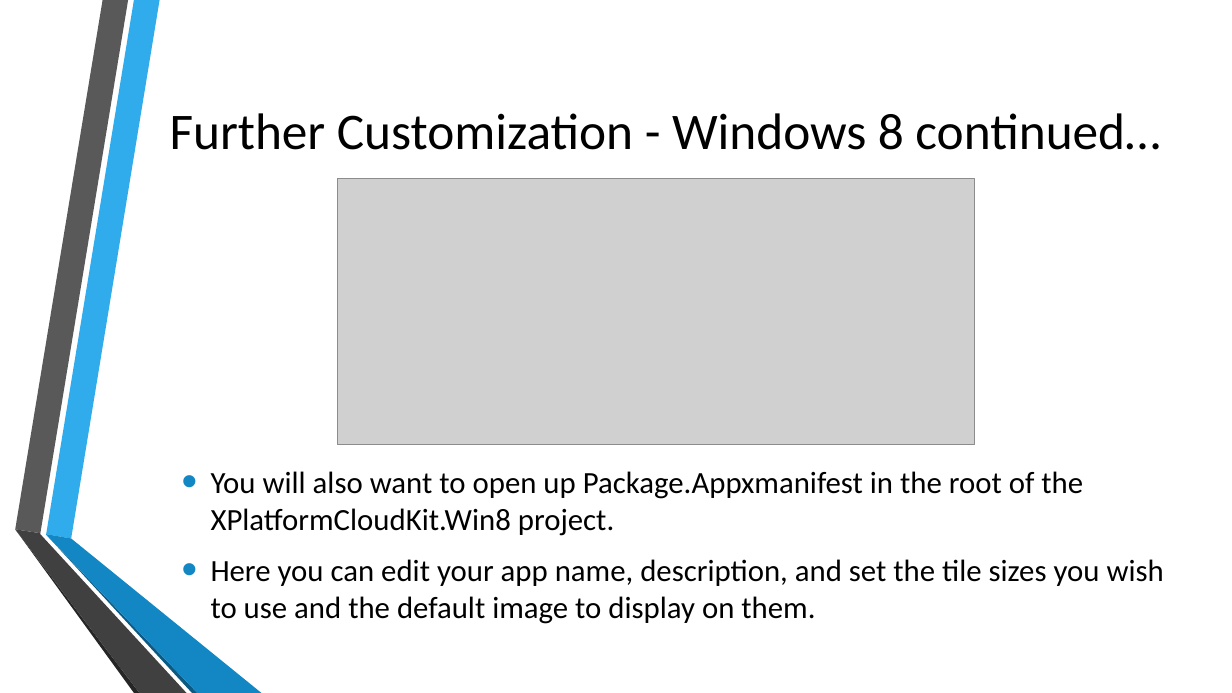
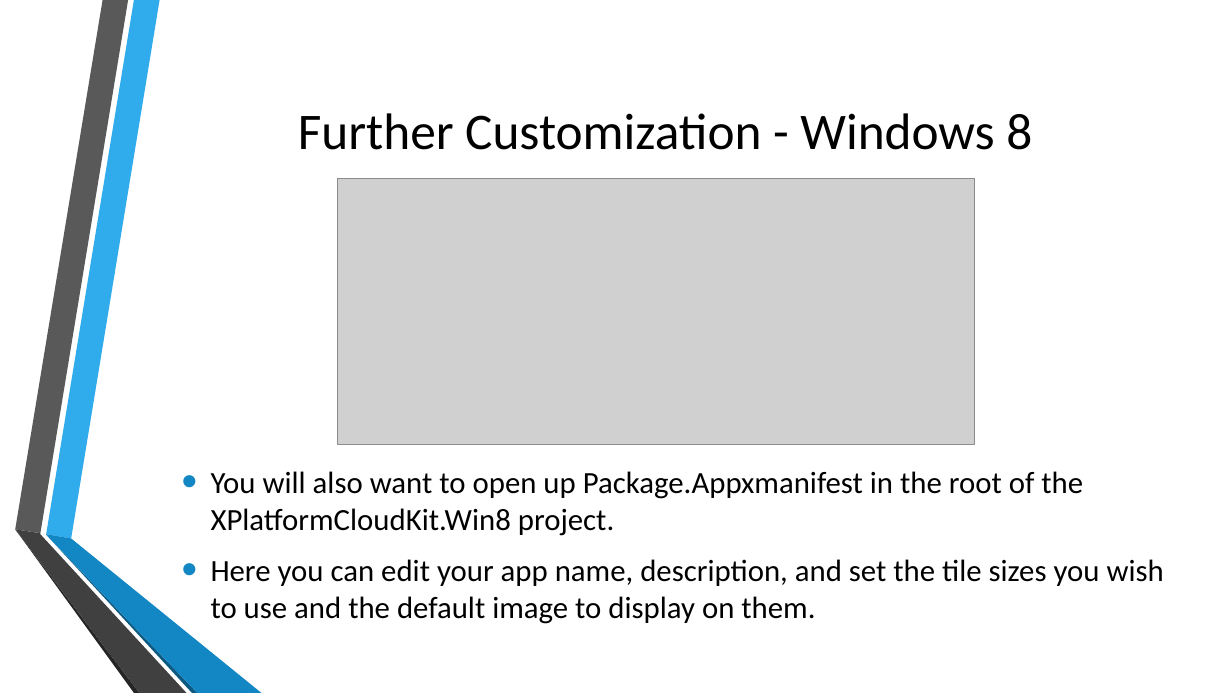
Before and after one commit to toolboc/XPlatformCloudKit, a slide deck: slide 36 of XPlatformCloudkit.pptx (slide 37 before the commit). Drawn at 1232x693 pixels with LibreOffice and Linux fonts; fonts in the diff are those of the drawing; grey boxes stand for pictures; background and template pictures are left out. Boxes give left, top, right and bottom in pixels: in the first picture for what was removed or moved away, otherwise in the second. Text is boxed around its words. In the diff, an @@ line names an element or a change of style, - is before the commit and + after.

```diff
--- a/XPlatformCloudkit.pptx
+++ b/XPlatformCloudkit.pptx
@@ title at box(298, 113, 1032, 150): text changed @@
-Further Customization - Windows 8 continued…
+Further Customization - Windows 8
```
Also in this commit, not shown: 2 other slides changed, 2 slides removed.
